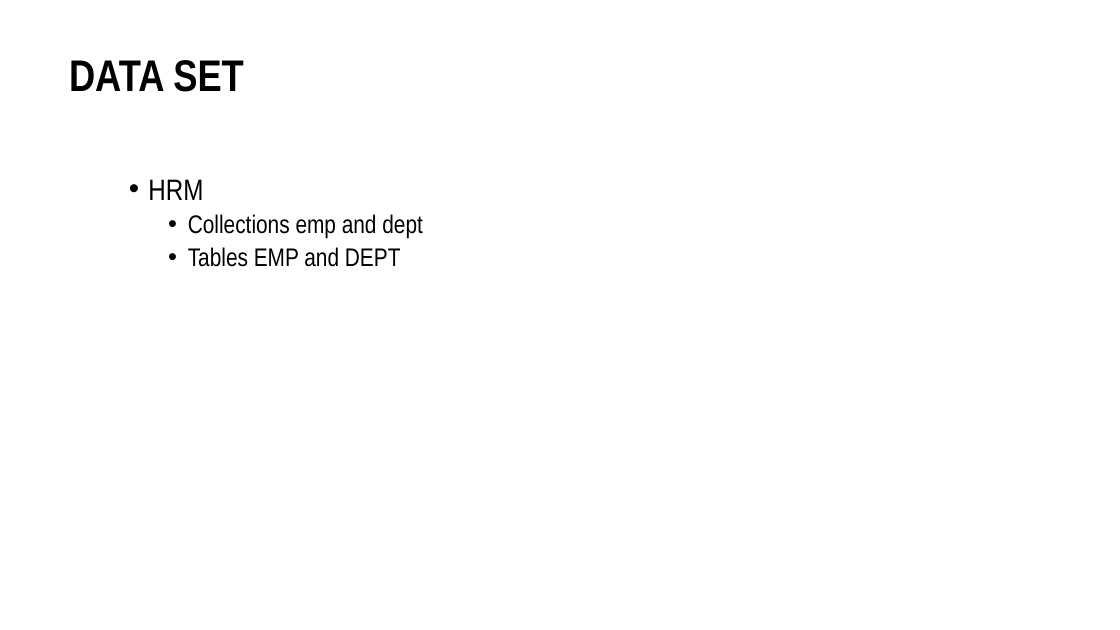
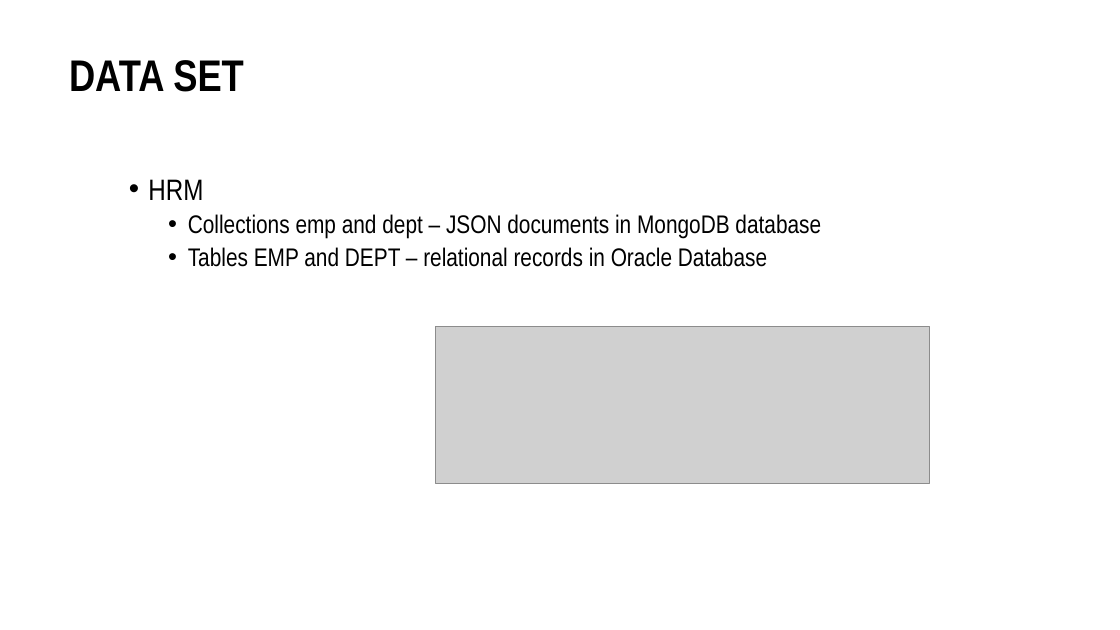
Before and after one commit to lucasjellema/sig-nosql-mongodb, a slide deck: slide 3 of mongodb-find-agg-vs-oracle-sql.pptx (slide 2 before the commit). Drawn at 1120x630 pixels with LibreOffice and Linux fonts; fonts in the diff are those of the drawing; grey boxes stand for pictures; background and template pictures are left out. Boxes give left, top, right and bottom in pixels: in the first picture for what was removed or moved away, otherwise in the second. Text is boxed around its words. In the diff, an @@ line names an element or a change of style, - is before the commit and + after.

```diff
--- a/mongodb-find-agg-vs-oracle-sql.pptx
+++ b/mongodb-find-agg-vs-oracle-sql.pptx
@@ text at box(188, 214, 821, 267): text changed @@
-  • Collections emp and dept
-  • Tables EMP and DEPT
+  • Collections emp and dept – JSON documents in MongoDB database
+  • Tables EMP and DEPT – relational records in Oracle Database
@@ picture added at box(436, 327, 929, 483) @@
```
Also in this commit, not shown: 6 slides added, 2 other files.
